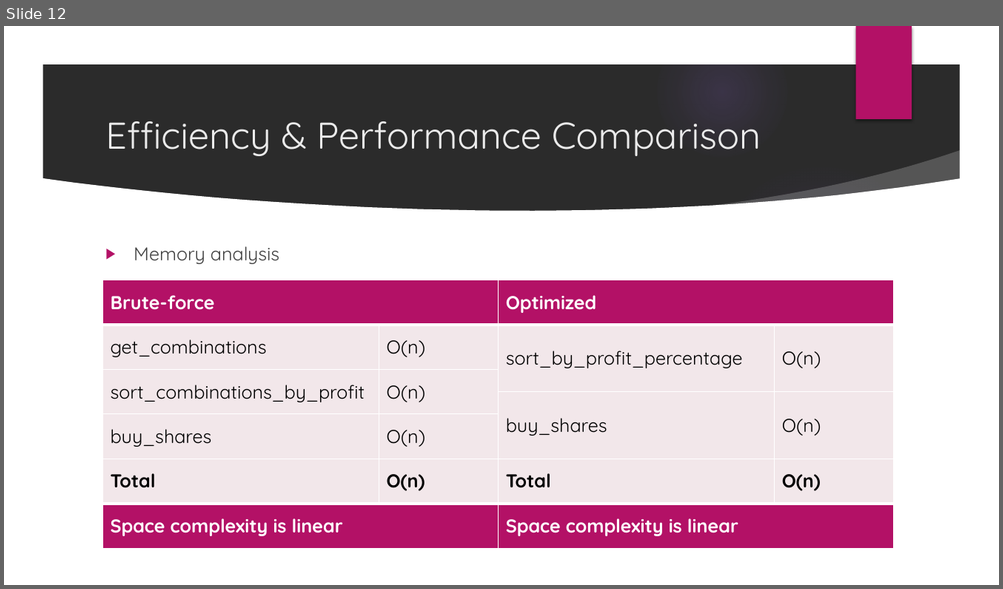
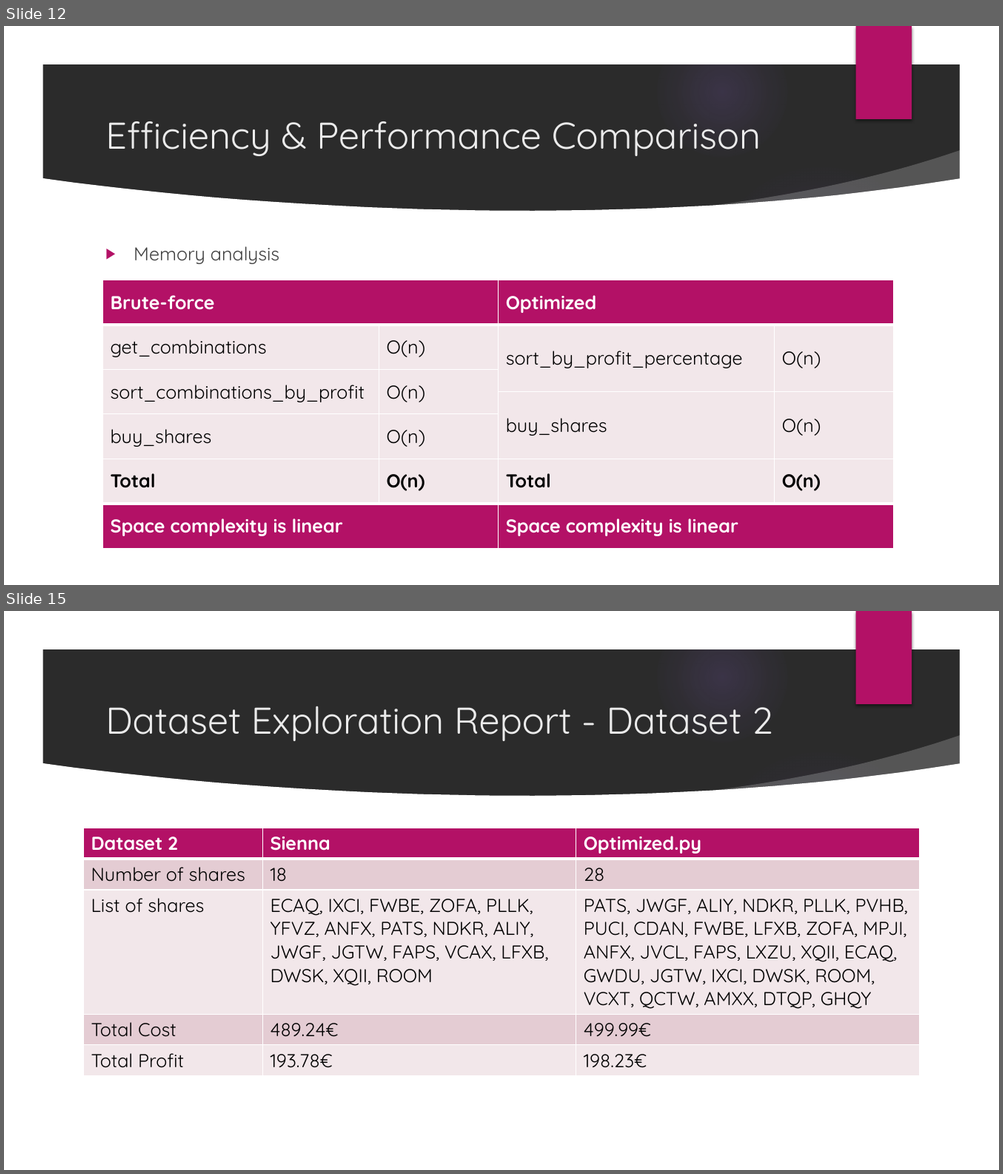
Before and after one commit to franfif/algoinvest-trade, a slide deck: Project7_Presentation.pptx. Shown one above the other, each under a label of ours: slide 12 before the commit, slides 12 and 15 after it; the slides between them are not shown. The pictures are 1003x589 and 1003x1174 pixels, drawn with LibreOffice and Linux fonts; fonts in the diff are those of the drawing; background and template pictures are left out; a plain dark background stands for a picture behind light text. Boxes give left, top, right and bottom in pixels: in the first picture for what was removed or moved away, otherwise in the second. Text is boxed around its words. In the diff, an @@ line names an element or a change of style, - is before the commit and + after.

```diff
--- a/Project7_Presentation.pptx
+++ b/Project7_Presentation.pptx
@@ slide 15 added at [4,611,999,1170], background picture (left out); not listed: 9 template elements that a slide beside it also shows @@
@@ title added at [105,706,773,741], 36 pt, text #EBEBEB @@
+Dataset Exploration Report - Dataset 2
@@ table added at [84,828,919,1091], 5 rows, 3 columns @@
+Dataset 2 | Sienna | Optimized.py
+Number of shares | 18 | 28
+List of shares | ECAQ, IXCI, FWBE, ZOFA, PLLK, YFVZ, ANFX, PATS, NDKR, ALIY, JWGF, JGTW, FAPS, VCAX, LFXB, DWSK, XQII, ROOM | PATS, JWGF, ALIY, NDKR, PLLK, PVHB, PUCI, CDAN, FWBE, LFXB, ZOFA, MPJI, ANFX, JVCL, FAPS, LXZU, XQII, ECAQ, GWDU, JGTW, IXCI, DWSK, ROOM, VCXT, QCTW, AMXX, DTQP, GHQY
+Total Cost | 489.24€ | 499.99€
+Total Profit | 193.78€ | 198.23€
```
Also in this commit, not shown: 5 slides changed, 1 other slide added.
